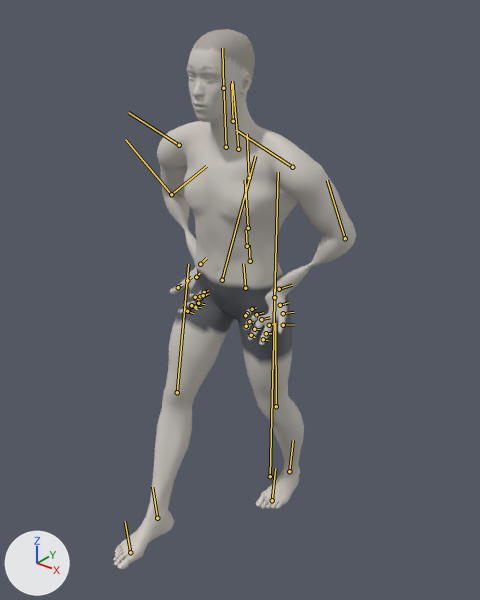
The glTF model exports/walking-lunge.glb as it was, and as the next commit left it.
The view is the same before and after, from a camera (50 mm lens) standing at (1.279, -1.804, 1.897) and looking at (0.057, -0.277, 0.951). The axes (+X, +Y, +Z) are drawn at lower left. The lights are the same throughout. The picture after the commit comes second. Both versions are drawn at frame 29 of the action 'walking-lunge'; the numbers are the values there. The bones that change, and the others that lie on the model, are drawn over the model as lines.
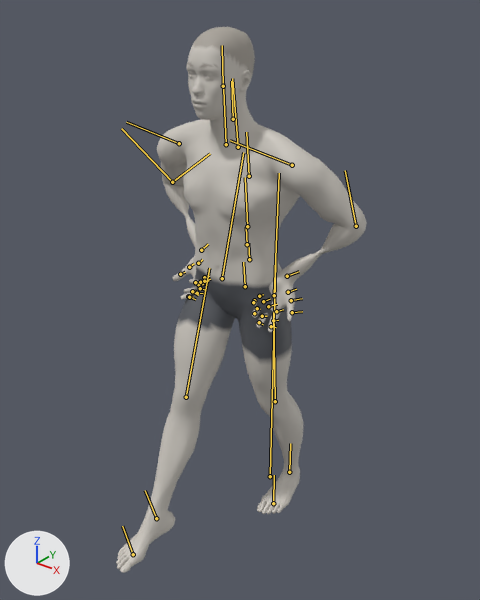
Changed parts and their boxes (x1, y1, x2, y2) in the pictures (480 x 600 px):
'Mesh_0', posed: before (113, 29, 356, 569); after (116, 27, 367, 573)
bone 'upperarm_l', root to tip: before (292, 167) to (236, 130); after (292, 165) to (230, 140)
bone 'lowerarm_l', root to tip: before (345, 238) to (327, 180); after (356, 226) to (345, 170)
bone 'upperarm_r', root to tip: before (179, 145) to (128, 112); after (179, 143) to (126, 122)
bone 'lowerarm_r', root to tip: before (171, 194) to (125, 139); after (172, 182) to (121, 128)
bone 'thigh_l', root to tip: before (274, 297) to (278, 172); after (274, 295) to (279, 173)
bone 'calf_l', root to tip: before (276, 406) to (275, 323); after (275, 401) to (273, 312)
bone 'foot_l', root to tip: before (289, 471) to (293, 440); after (289, 472) to (290, 443)
bone 'thigh_r', root to tip: before (222, 280) to (255, 156); after (222, 278) to (243, 152)
bone 'calf_r', root to tip: before (177, 392) to (188, 264); after (186, 397) to (209, 268)
bone 'foot_r', root to tip: before (157, 518) to (152, 487); after (156, 518) to (145, 490)
bone 'ball_r', root to tip: before (130, 552) to (125, 521); after (133, 554) to (122, 526)

What the commit changed:
Bone 'upperarm_l' (bone_upperarm_l) turns from (3, -49, -56) to (5, -43, -64) degrees about its own x, y and z.
Bone 'lowerarm_l' (bone_lowerarm_l) turns from (10, -33, 16) to (7, -39, 26) degrees about its own x, y and z.
Bone 'upperarm_r' (bone_upperarm_r) turns from (-3, 49, -56) to (-5, 43, -64) degrees about its own x, y and z.
Bone 'lowerarm_r' (bone_lowerarm_r) turns from (-10, 33, 16) to (-7, 39, 26) degrees about its own x, y and z.
Bone 'thigh_l' (bone_thigh_l) turns from (-4, 8, 0) to (-6, 8, -3) degrees about its own x, y and z.
Bone 'calf_l' (bone_calf_l) turns from (-5, 1, -14) to (-2, 1, -9) degrees about its own x, y and z.
Bone 'foot_l' (bone_foot_l) turns from (7, -9, 28) to (7, -6, 16) degrees about its own x, y and z.
Bone 'thigh_r' (bone_thigh_r) turns from (-2, -7, 29) to (5, -10, 29) degrees about its own x, y and z.
Bone 'calf_r' (bone_calf_r) turns from (15, 0, 1) to (2, 0, 2) degrees about its own x, y and z.
Bone 'foot_r' (bone_foot_r) turns from (-13, -5, -27) to (-6, -2, -37) degrees about its own x, y and z.
Bone 'ball_r' (bone_ball_r) turns from (0, 0, 0) to (0, 0, 3) degrees about its own x, y and z.
